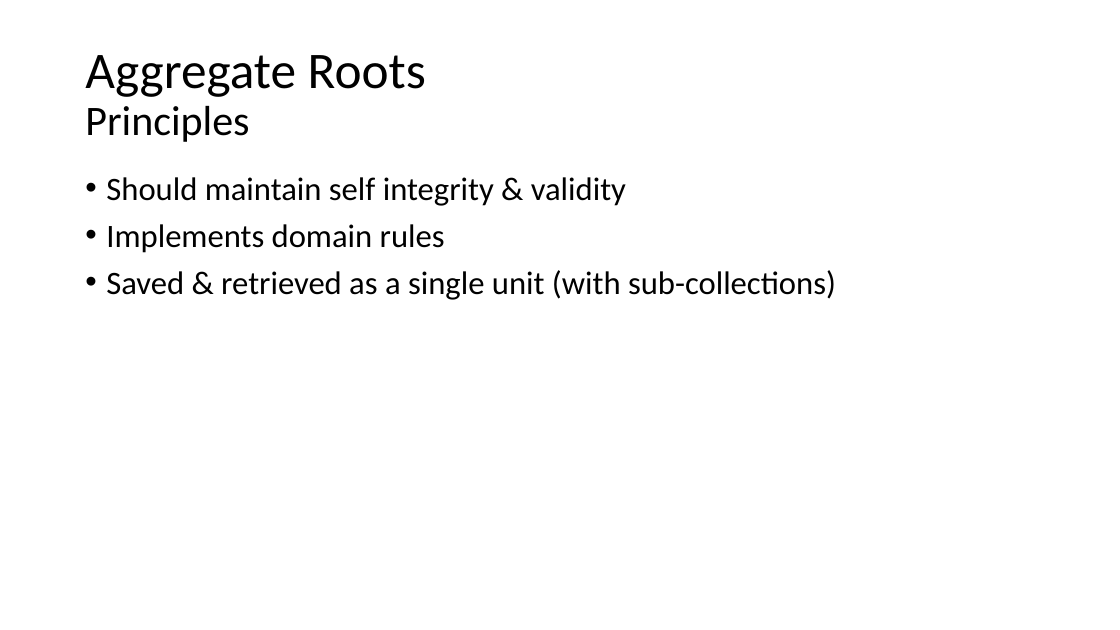
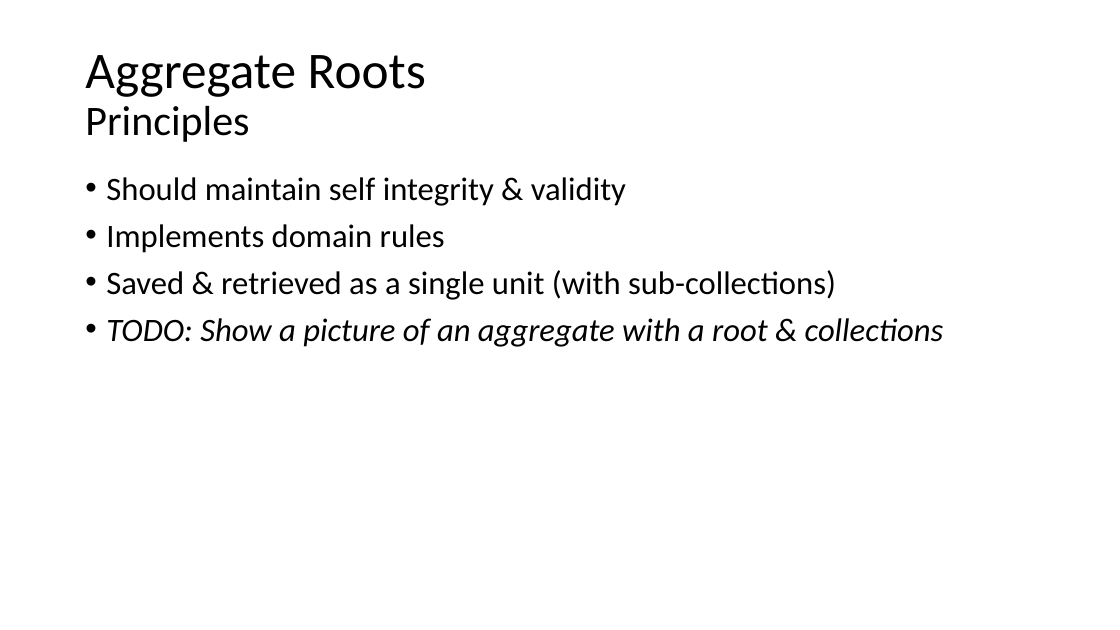
Before and after one commit to hikalkan/presentations, a slide deck: slide 11 of 2019-XX-XX Implementing DDD/Presentation.pptx (slide 9 before the commit). Drawn at 1120x630 pixels with LibreOffice and Linux fonts; fonts in the diff are those of the drawing. Boxes give left, top, right and bottom in pixels: in the first picture for what was removed or moved away, otherwise in the second. Text is boxed around its words. In the diff, an @@ line names an element or a change of style, - is before the commit and + after.

```diff
--- a/2019-XX-XX Implementing DDD/Presentation.pptx
+++ b/2019-XX-XX Implementing DDD/Presentation.pptx
@@ text at [106,318,944,347]: paragraph added @@
+• TODO: Show a picture of an aggregate with a root & collections
```
Also in this commit, not shown: 2 other slides changed, 3 slides added, 2 slides removed.
